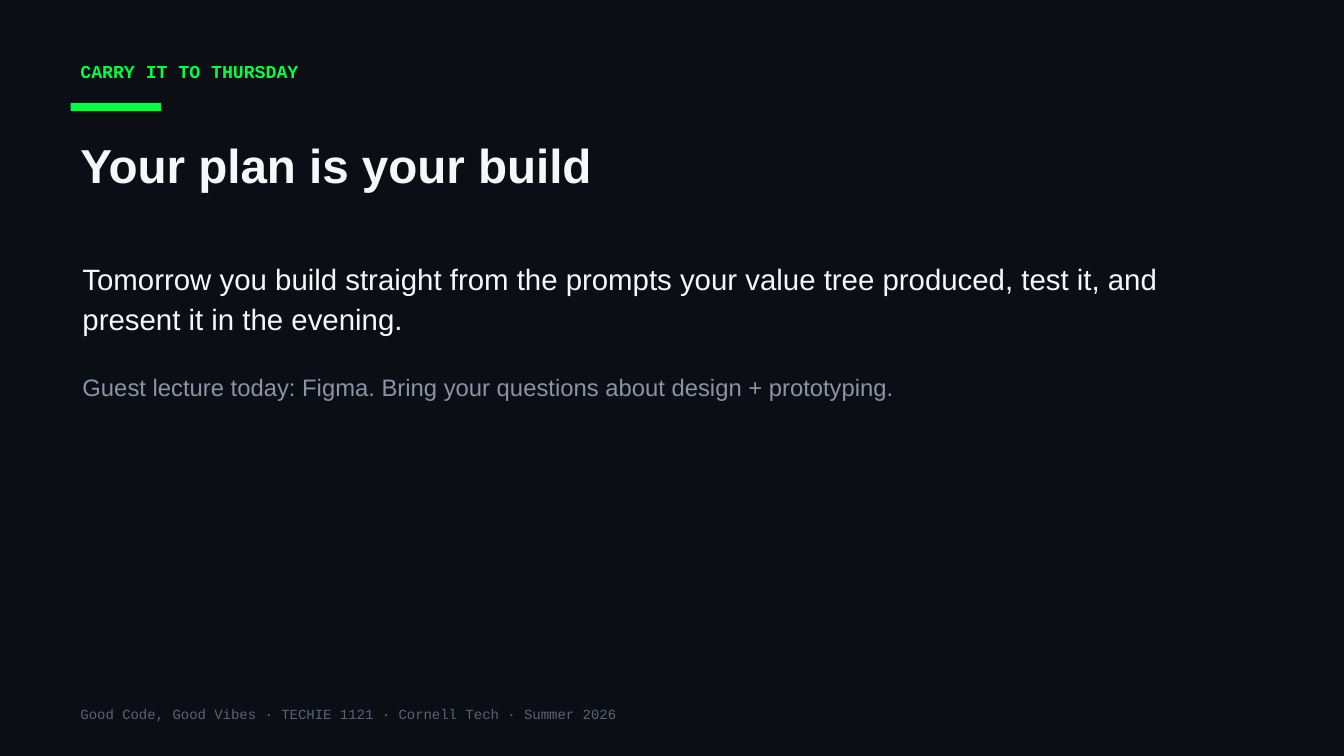
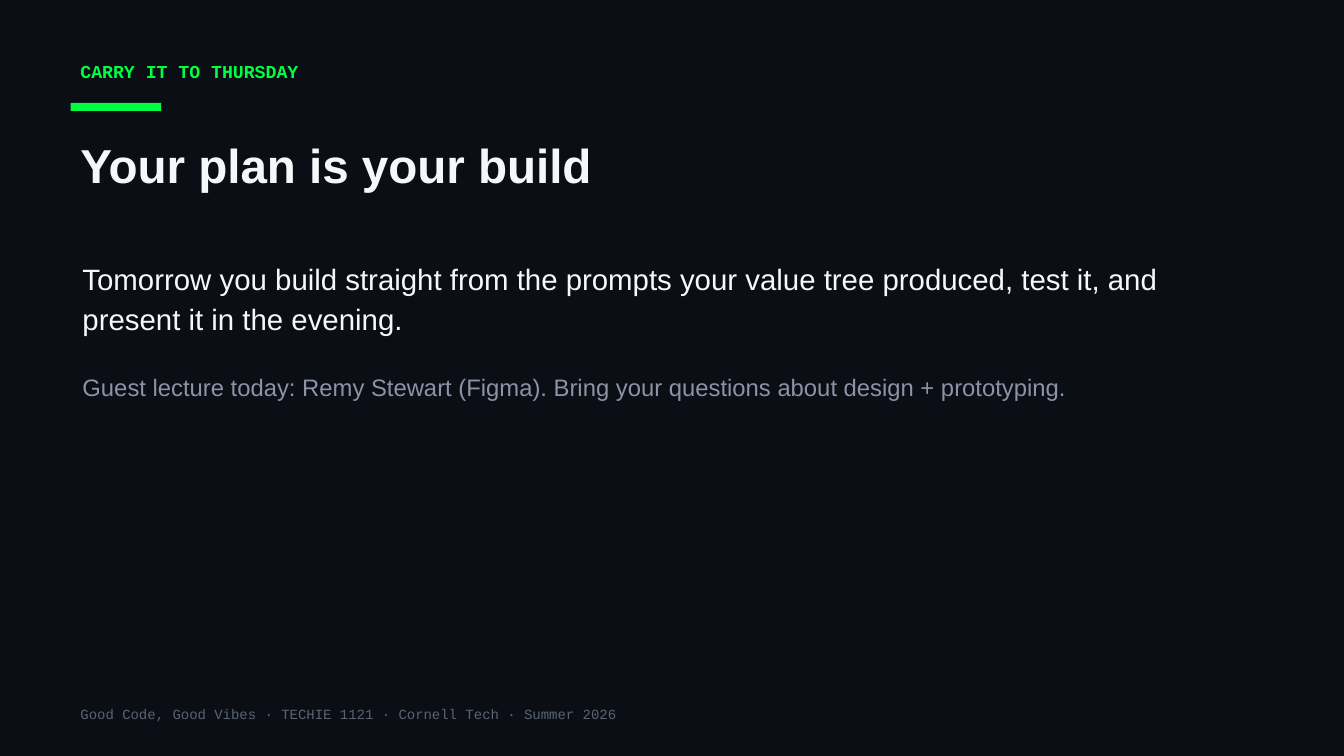
Before and after one commit to Cornell-Tech-Vibe-Coding-Summer-2026/website, a slide deck: slide 10 of slides/Week3-Wed-Working-Day.pptx. Drawn at 1344x756 pixels with LibreOffice and Linux fonts; fonts in the diff are those of the drawing. Boxes give left, top, right and bottom in pixels: in the first picture for what was removed or moved away, otherwise in the second. Text is boxed around its words. In the diff, an @@ line names an element or a change of style, - is before the commit and + after.

```diff
--- a/slides/Week3-Wed-Working-Day.pptx
+++ b/slides/Week3-Wed-Working-Day.pptx
@@ text at bbox=[82, 379, 1065, 401]: text changed @@
-Guest lecture today: Figma. Bring your questions about design + prototyping.
+Guest lecture today: Remy Stewart (Figma). Bring your questions about design + prototyping.
```
Also in this commit, not shown: 1 other slide changed, 2 other files.
